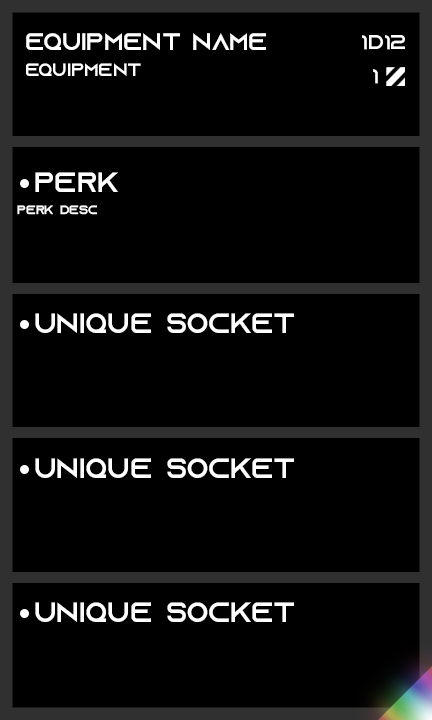
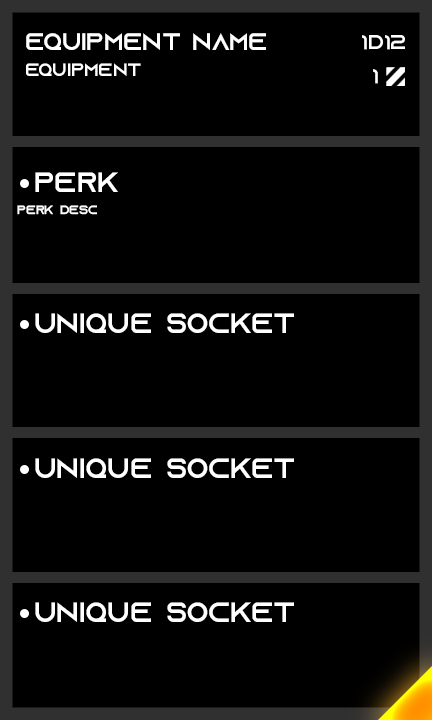
Before/after of a 432x720 layered artwork. What changed in the layer stack:
hid "Unique" over [358, 646, 432, 720]
showed "Legendary" over [378, 666, 432, 720]
